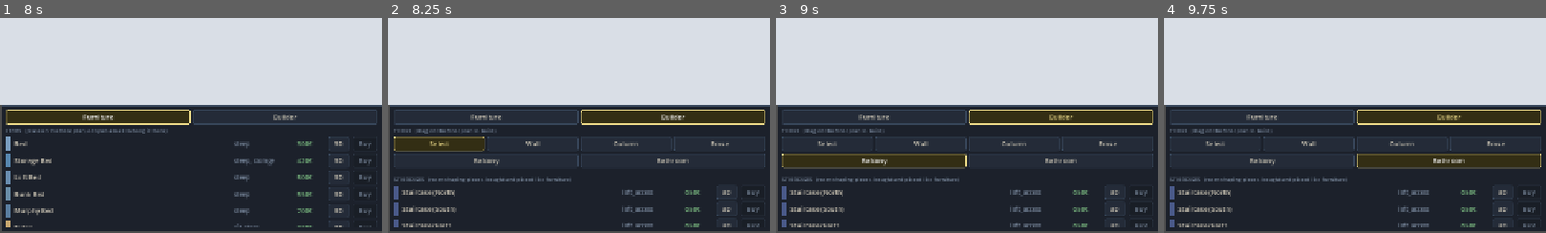
Above: before the commit, frames 1-4 (left to right).
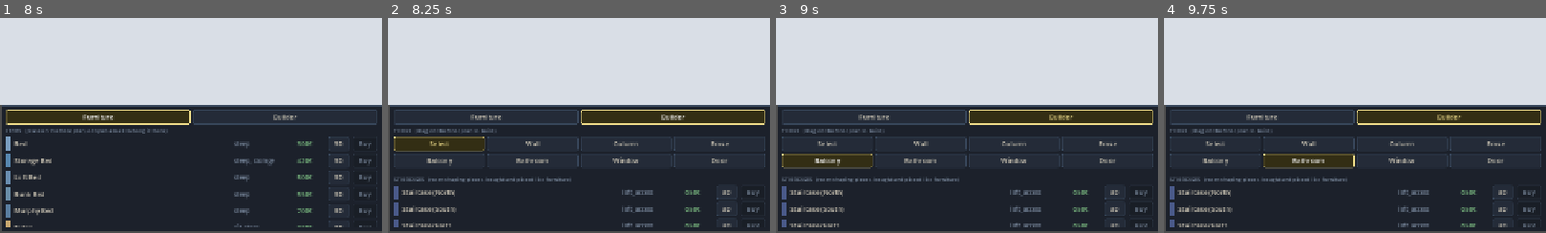
Above: after the commit, the same moments.

Repository: Bobovino/MakeItFit
Game: Godot game, scene res://scenes/CityMap.tscn
The game is run twice, just before and just after one commit, with the same random seed, the same clock (stepped at 60 frames per second) and the same inputs.
Inputs:
- Up to frame 1 (8 s): click "★ Replay" at 0.5 s; click "★ Replay" at 1.25 s; click "★ Replay" at 2 s; click "ENTER →" at 2.75 s; click "← City Map" at 3.5 s; click "ENTER →" at 4.25 s; click "Split" at 5 s; click "Top-Down" at 5.75 s; click "3D" at 6.5 s; click "Furniture" at 7.25 s
- Up to frame 2 (8.25 s): click "Builder" at 8 s
- Up to frame 3 (9 s): click "Balcony" at 8.75 s
- Up to frame 4 (9.75 s): click "Bathroom" at 9.5 s
The pictures show only the part of the screen within x 50-100%, y 50-100%; the shares and areas given below are measured in that part.

Frame 1 is identical in both runs. In frame 2, 0.7% of the frame differs, in the area x 10-89%, y 63-70%; in frame 3, 2.3%; in frame 4, 5.3%, in the area x 10-99%, y 63-71%.

Commit message:
Builder tab: add window and door tools
Adds Window and Door buttons to the Builder tab's second tool row.
Clicking near a wall segment toggles a centered window/door on it
(click again to remove), reusing the existing find_segment_near hit
test shared with the Wall/Erase tools. A segment can carry a window
or a door but not both — the tools no-op (with an error sound) if the
other feature is already present, keeping the model simple.

Wall.gd's segment-based has_window/window_pos/window_len and
has_door/door_pos fields already drove GridDraw.gd's rendering and
_compute_light_map's daylight seeding — this was previously only
reachable through the offline LevelEditor, and unused by every
shipped level. toggle_window_on_segment/toggle_door_on_segment make
it a real in-game mechanic.

Diff:
--- a/scripts/Inventory.gd
+++ b/scripts/Inventory.gd
@@ -138,7 +138,7 @@
 	_builder_tool_buttons = []
 	var rows := [
 		[["", "Select"], ["wall", "Wall"], ["column", "Column"], ["erase", "Erase"]],
-		[["balcony", "Balcony"], ["bathroom", "Bathroom"]],
+		[["balcony", "Balcony"], ["bathroom", "Bathroom"], ["window", "Window"], ["door", "Door"]],
 	]
 	for row_specs: Array in rows:
 		var row := HBoxContainer.new()
--- a/scripts/Main.gd
+++ b/scripts/Main.gd
@@ -1572,6 +1572,22 @@
 					_builder_drawing  = true
 					_builder_cur_tile = tile
 					_paint_floor_tile(fl, tile, _active_builder_tool)
+				"window":
+					var local_w := fl.to_local(get_viewport().get_mouse_position())
+					var idx_w := fl.find_segment_near(local_w, 1.5)
+					if idx_w >= 0 and fl.toggle_window_on_segment(idx_w):
+						Audio.play("place")
+						_refresh_functions()
+					else:
+						Audio.play("error")
+				"door":
+					var local_d := fl.to_local(get_viewport().get_mouse_position())
+					var idx_d := fl.find_segment_near(local_d, 1.5)
+					if idx_d >= 0 and fl.toggle_door_on_segment(idx_d):
+						Audio.play("place")
+						_refresh_functions()
+					else:
+						Audio.play("error")
 			# Consume the event so Floor.gd's own _input() (wall-edge-click
 			# detection, used by the normal Select mode) doesn't also react
 			# to the same press/release and pop open the Wall Inspector.
--- a/scripts/Wall.gd
+++ b/scripts/Wall.gd
@@ -553,6 +553,53 @@
 		grid_draw.queue_redraw()
 
 
+# Click-again-to-remove, mirroring toggle_column. A segment can carry a
+# window or a door but not both (mirrors LevelEditor's single-feature-per-
+# segment model); the shared window/door tools reject the segment (returns
+# false) if the other feature is already present so a stray click can't
+# silently overwrite it.
+func toggle_window_on_segment(idx: int) -> bool:
+	if idx < 0 or idx >= segments.size():
+		return false
+	var sd := segments[idx] as Dictionary
+	if sd.get("demolished", false):
+		return false
+	if sd.get("has_window", false):
+		sd.erase("has_window"); sd.erase("window_pos"); sd.erase("window_len")
+	else:
+		if sd.get("has_door", false):
+			return false
+		var seg_len: int = maxi(absi((sd["x2"] as int) - (sd["x1"] as int)), absi((sd["y2"] as int) - (sd["y1"] as int)))
+		var wl: int = mini(10, seg_len)
+		sd["has_window"] = true
+		sd["window_pos"] = maxi(0, (seg_len - wl) / 2)
+		sd["window_len"] = wl
+	if grid_draw:
+		_compute_light_map()
+		grid_draw.queue_redraw()
+	return true
+
+
+func toggle_door_on_segment(idx: int) -> bool:
+	if idx < 0 or idx >= segments.size():
+		return false
+	var sd := segments[idx] as Dictionary
+	if sd.get("demolished", false):
+		return false
+	if sd.get("has_door", false):
+		sd.erase("has_door"); sd.erase("door_pos")
+	else:
+		if sd.get("has_window", false):
+			return false
+		var seg_len: int = maxi(absi((sd["x2"] as int) - (sd["x1"] as int)), absi((sd["y2"] as int) - (sd["y1"] as int)))
+		var dl := mini(10, seg_len)
+		sd["has_door"] = true
+		sd["door_pos"] = maxi(0, (seg_len - dl) / 2)
+	if grid_draw:
+		grid_draw.queue_redraw()
+	return true
+
+
 func find_segment_near(fl_pos: Vector2, snap_tiles: float = 1.5) -> int:
 	var snap := float(TILE_SIZE) * snap_tiles
 	var best_d := snap
